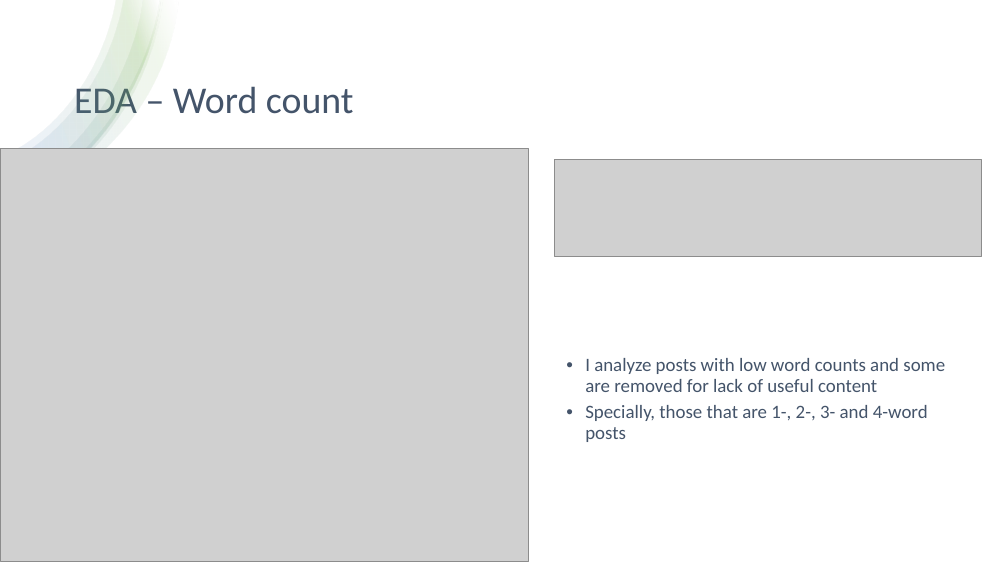
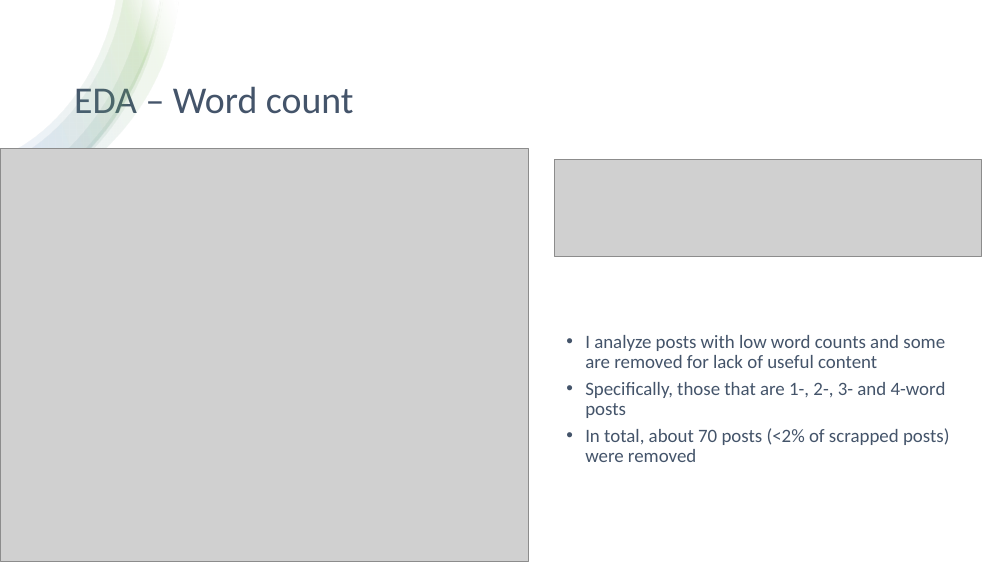
Before and after one commit to ngwtl/DSI-SG-24-projects, a slide deck: slide 4 of project_3/ethan-project-3-presentation.pptx. Drawn at 1008x567 pixels with LibreOffice and Linux fonts; fonts in the diff are those of the drawing; grey boxes stand for pictures. Boxes give left, top, right and bottom in pixels: in the first picture for what was removed or moved away, otherwise in the second. Text is boxed around its words. In the diff, an @@ line names an element or a change of style, - is before the commit and + after.

```diff
--- a/project_3/ethan-project-3-presentation.pptx
+++ b/project_3/ethan-project-3-presentation.pptx
@@ text at [585, 382, 949, 462]: text changed @@
-• Specially, those that are 1-, 2-, 3- and 4-word posts
+• Specifically, those that are 1-, 2-, 3- and 4-word posts
+• In total, about 70 posts (<2% of scrapped posts) were removed
```
Also in this commit, not shown: 6 other slides changed.
